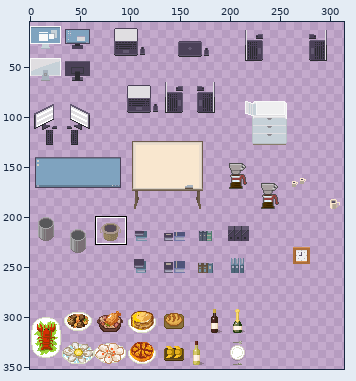
Sprite sheet -- tilesets/WA_Miscellaneous.png. Above, an overview of the earlier version with the close-up marked.
Close-up. As it was:
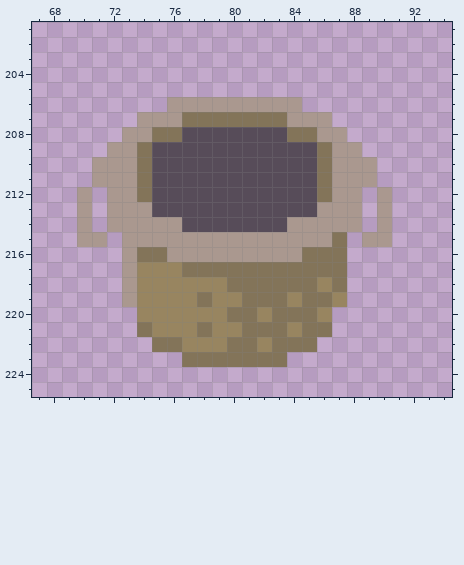
The file is 320x352 pixels. Pixels under 10% opacity are left out. Colours within 5 levels of each other are drawn and written as one. Shown: x 67..94, y 201..225. The wide view leaves out empty margins. The commit also changed other parts of the picture, which this record leaves out.
After the commit:
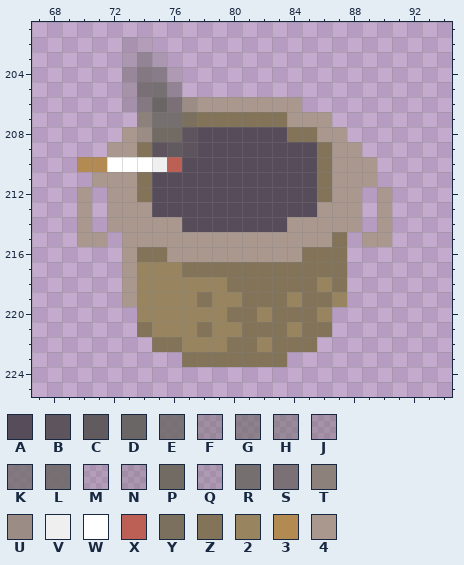
Palette (. is transparent): A #574c59  B #5e545d  C #615a5f  D #6a6665  E #6c6866d6  F #6d686669  G #6d68669d  H #6d69667a  J #6d676759  K #6d6867bc  L #6d6867e1  M #6d686831  N #6e67674a  P #726b63  Q #6d69693d  R #75706f  S #7a7075  T #8d817c  U #9b8d86  V #efeff0  W #ffffff  X #bc5f55  Y #7b705e  Z #837459  2 #988560  3 #b38a52  4 #aa988f
From old to new:
y 202: x 73..74 .. -> MM
y 203: x 73..75 ... -> NHN
y 204: x 73..76 .... -> FKGQ
y 205: x 73..76 .... -> JELH
y 206: x 73..77 ...44 -> QKDSU
y 207: x 74..77 444Z -> TRRY
y 208: x 74..77 4ZZA -> UPPB
y 209: x 75..77 AAA -> BCB
y 210: x 70..76 .444ZAA -> 33WWWVX
Boxes around the changes in both close-ups, in picture pixels (x1, y1, x2, y2):
changed: (77, 37, 197, 172)
